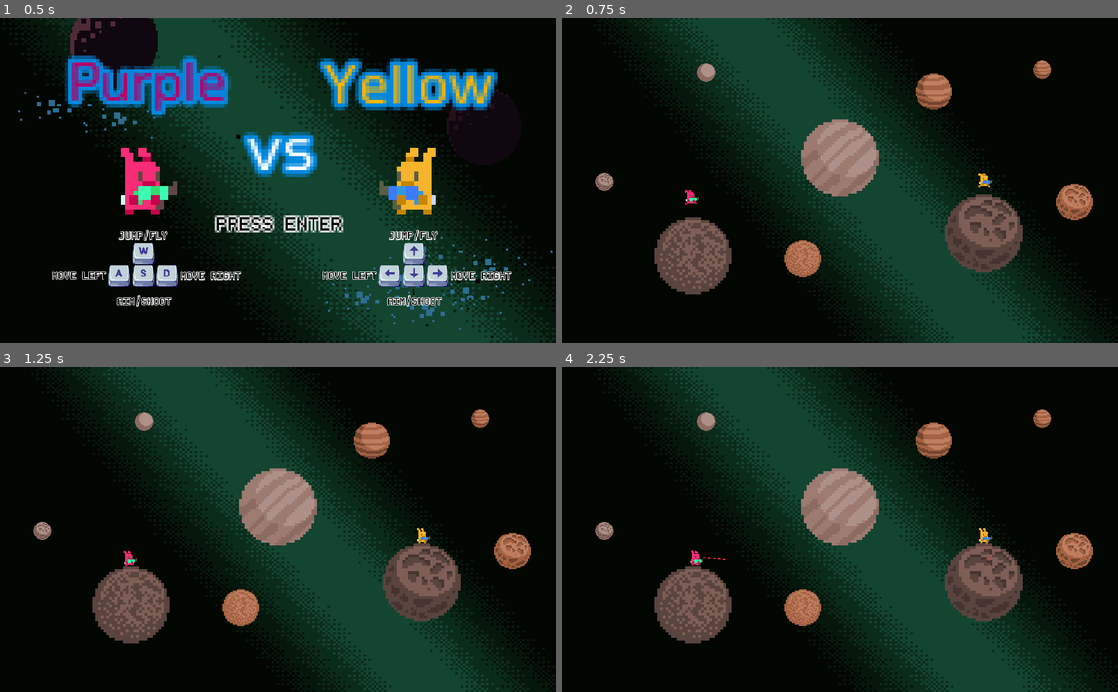
Above: before the commit, frames 1-4 (two rows, left to right).
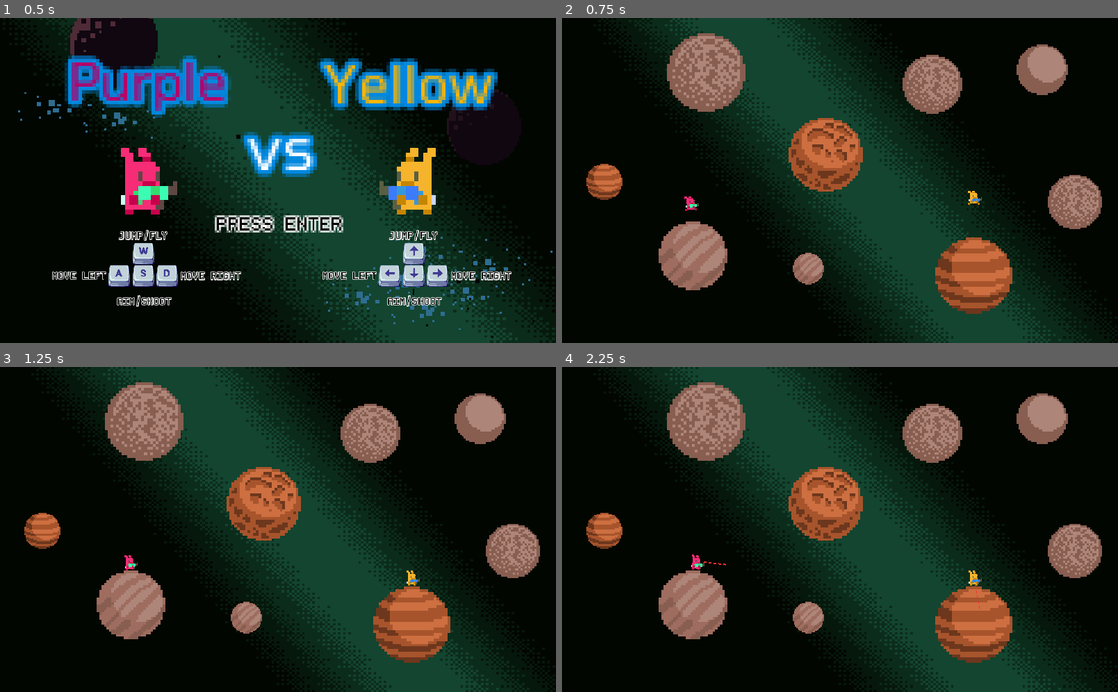
Above: after the commit, the same moments.

Repository: RichoM/Purple-vs-Yellow
Game: Godot game, scene res://menu.tscn
The game is run twice, just before and just after one commit, with the same random seed, the same clock (stepped at 60 frames per second) and the same inputs.
Inputs (mouse positions are in pixels of both pictures, inside the frame that each line leads up to):
- Up to frame 1 (0.5 s): no input
- Up to frame 2 (0.75 s): click "PRESS ENTER" at 0.5 s
- Up to frame 3 (1.25 s): no input
- Up to frame 4 (2.25 s): tap Enter at 1.25 s; move the mouse to (962, 513) at 1.27 s; hold D (p0_right) from 1.28 s (still down); tap S (p0_action) at 1.35 s; tap W (p0_up) at 1.52 s; move the mouse to (728, 545) at 2.02 s; tap Down (p1_action) at 2.1 s

Frame 1 is identical in both runs. In frame 2, 18% of the frame differs, in the area x 4-98%, y 4-92%; in frame 3, 18%; in frame 4, 18%.

Commit message:
Randomize sprite and scale of planets

Diff:
--- a/Player.gd
+++ b/Player.gd
@@ -9,7 +9,7 @@
 var planet
 
 var up = Vector2.UP
-var vel = Vector2.DOWN * 100
+var vel = Vector2.DOWN * 300
 var grounded = false
 var max_speed = 200
 
--- a/end.tscn
+++ b/end.tscn
@@ -125,6 +125,7 @@
 scale = Vector2( 3, 3 )
 frames = SubResource( 4 )
 animation = "alive"
+frame = 1
 playing = true
 flip_h = true
 
--- a/game.gd
+++ b/game.gd
@@ -1,6 +1,13 @@
 extends Node2D
 
 var game_over = false
+
+func _ready():
+	for planet in $planets.get_children():
+		var sprite = planet.get_node("sprite") as AnimatedSprite
+		var frame = sprite.frame
+		sprite.frame = rand_range(0, sprite.frames.get_frame_count(sprite.animation) - 1)
+		planet.scale = Vector2.ONE * rand_range(1, 4.5)
 
 func _on_player0_tree_exited():
 	if game_over: return
--- a/player_test.tscn
+++ b/player_test.tscn
@@ -43,8 +43,8 @@
 [node name="planets" type="Node2D" parent="."]
 
 [node name="planet1" type="StaticBody2D" parent="planets"]
-position = Vector2( 0.197052, -62.1491 )
-scale = Vector2( 4.2, 4.2 )
+position = Vector2( -39.4456, -71.5878 )
+scale = Vector2( 5, 5 )
 
 [node name="sprite" type="AnimatedSprite" parent="planets/planet1"]
 scale = Vector2( 1.82, 1.82 )
@@ -54,7 +54,7 @@
 shape = SubResource( 11 )
 
 [node name="planet2" type="StaticBody2D" parent="planets"]
-position = Vector2( 259.156, -246.357 )
+position = Vector2( 255.38, -267.122 )
 scale = Vector2( 2, 2 )
 
 [node name="sprite" type="AnimatedSprite" parent="planets/planet2"]
@@ -95,7 +95,7 @@
 shape = SubResource( 11 )
 
 [node name="planet5" type="StaticBody2D" parent="planets"]
-position = Vector2( -102.777, 215.965 )
+position = Vector2( -87.675, 244.281 )
 scale = Vector2( 2, 2 )
 
 [node name="sprite" type="AnimatedSprite" parent="planets/planet5"]
@@ -138,7 +138,7 @@
 shape = SubResource( 11 )
 
 [node name="planet8" type="StaticBody2D" parent="planets"]
-position = Vector2( 397.538, 146.321 )
+position = Vector2( 369.222, 263.361 )
 scale = Vector2( 4.2, 4.2 )
 
 [node name="sprite" type="AnimatedSprite" parent="planets/planet8"]
@@ -168,11 +168,11 @@
 shape = SubResource( 11 )
 
 [node name="player0" parent="." instance=ExtResource( 2 )]
-position = Vector2( -413.056, 12.383 )
+position = Vector2( -413.056, 0 )
 scale = Vector2( 1.35, 1.5 )
 
 [node name="player1" parent="." instance=ExtResource( 2 )]
-position = Vector2( 398.351, -34.6109 )
+position = Vector2( 369.222, 0 )
 scale = Vector2( 1.35, 1.5 )
 player = "p1"
 
Binary file changed: planets/planets.png
